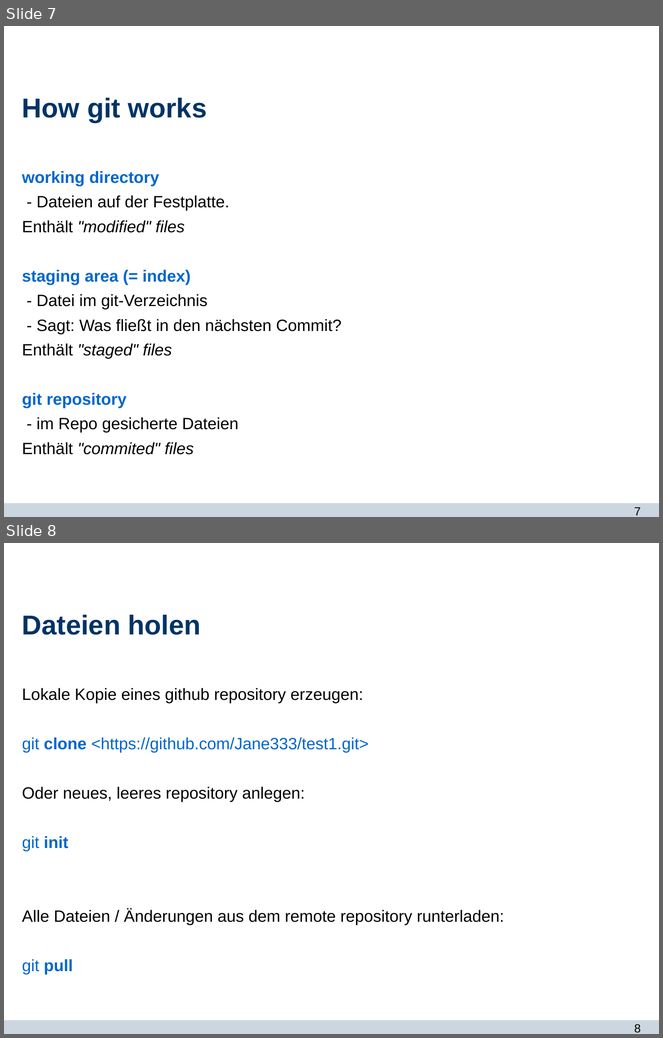
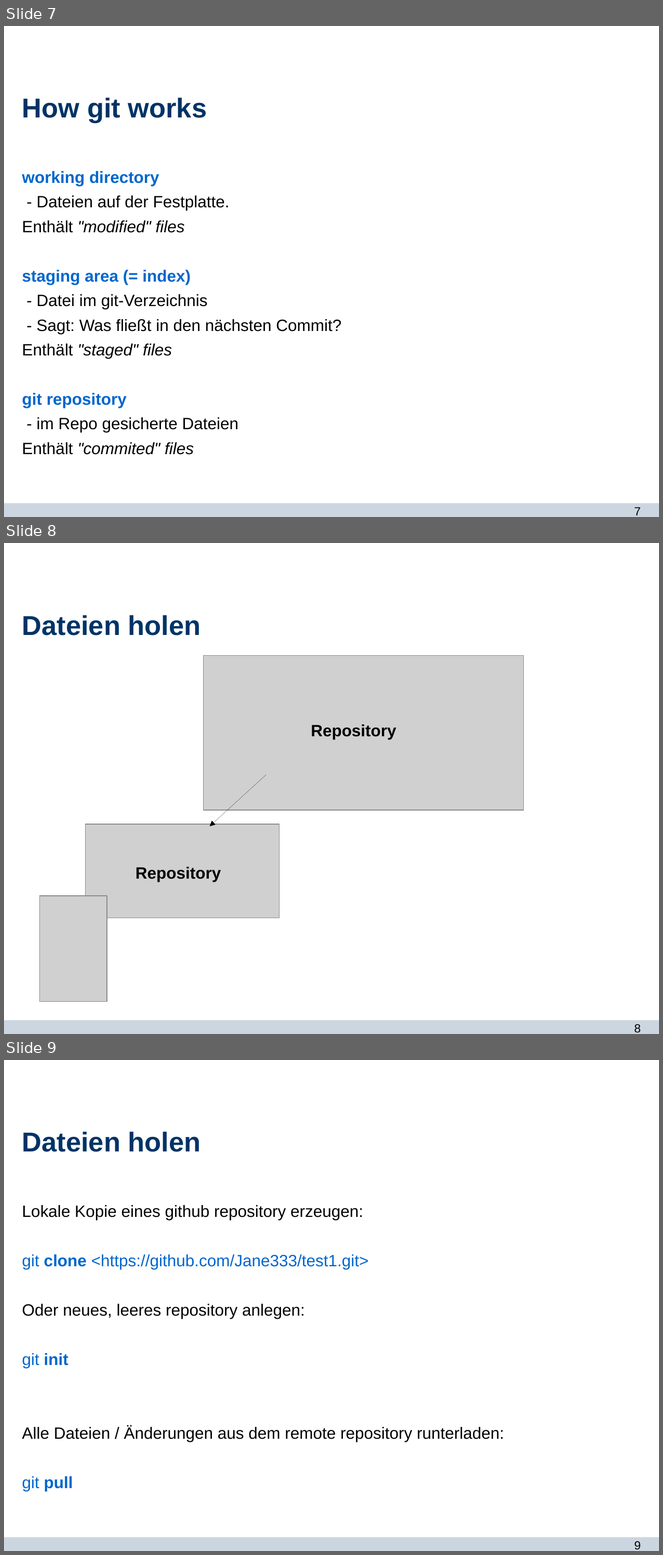
Before and after one commit to Jane333/git, a slide deck: git_und_du.odp. Shown one above the other, each under a label of ours: slides 7 and 8 before the commit, slides 7, 8 and 9 after it. The pictures are 663x1038 and 663x1555 pixels, drawn with LibreOffice and Linux fonts; fonts in the diff are those of the drawing; grey boxes stand for pictures; background and template pictures are left out. Boxes give left, top, right and bottom in pixels: in the first picture for what was removed or moved away, otherwise in the second. Text is boxed around its words. In the diff, an @@ line names an element or a change of style, - is before the commit and + after.

```diff
--- a/git_und_du.odp
+++ b/git_und_du.odp
@@ slide 8 added at box(4, 543, 659, 1034), background #FFFFFF; not listed: 2 template elements that a slide beside it also shows @@
@@ title added at box(22, 615, 201, 636), 30 pt, text #003366, bold @@
+Dateien holen
@@ picture added at box(203, 656, 523, 810) @@
@@ text added at box(311, 724, 396, 740), 18 pt, text #000000, bold @@
+Repository
@@ arrow added from (266, 775) to (210, 827), #000000 0 pt @@
@@ picture added at box(85, 824, 279, 918) @@
@@ text added at box(136, 867, 221, 882), 18 pt, text #000000, bold @@
+Repository
@@ picture added at box(39, 896, 107, 1002) @@
@@ what was slide 8 is now slide 9 @@
@@ page number at box(634, 1542, 641, 1550): text changed @@
-8
+9
```
Also in this commit, not shown: 2 slides changed, 2 other slides added, 1 other file.
